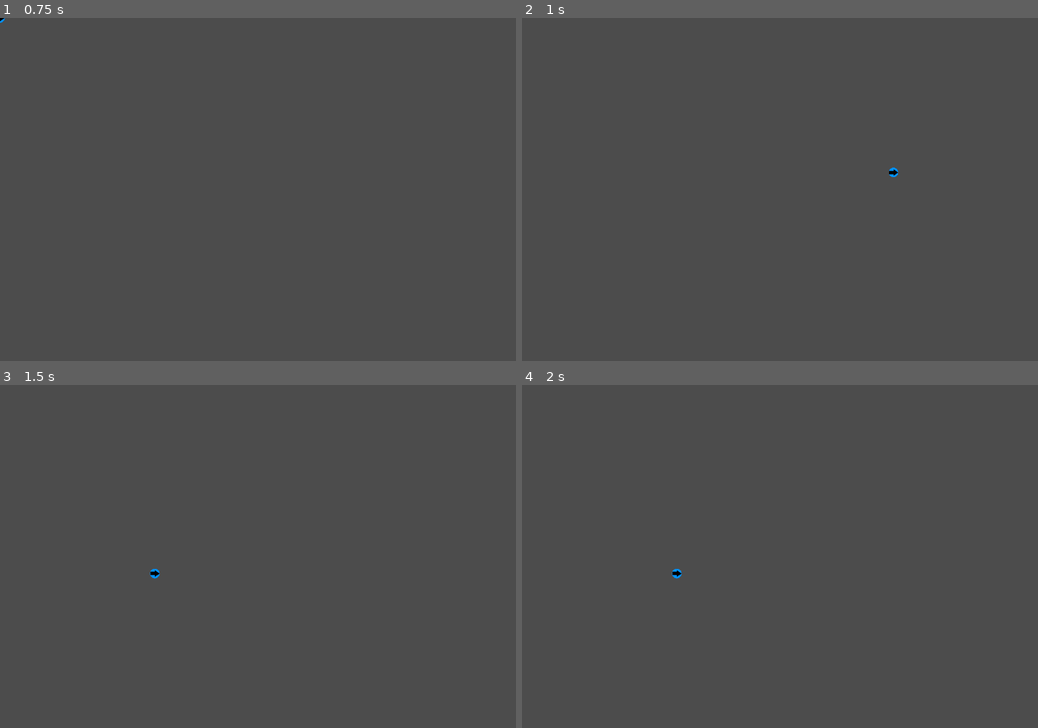
Above: before the commit, frames 1-4 (two rows, left to right).
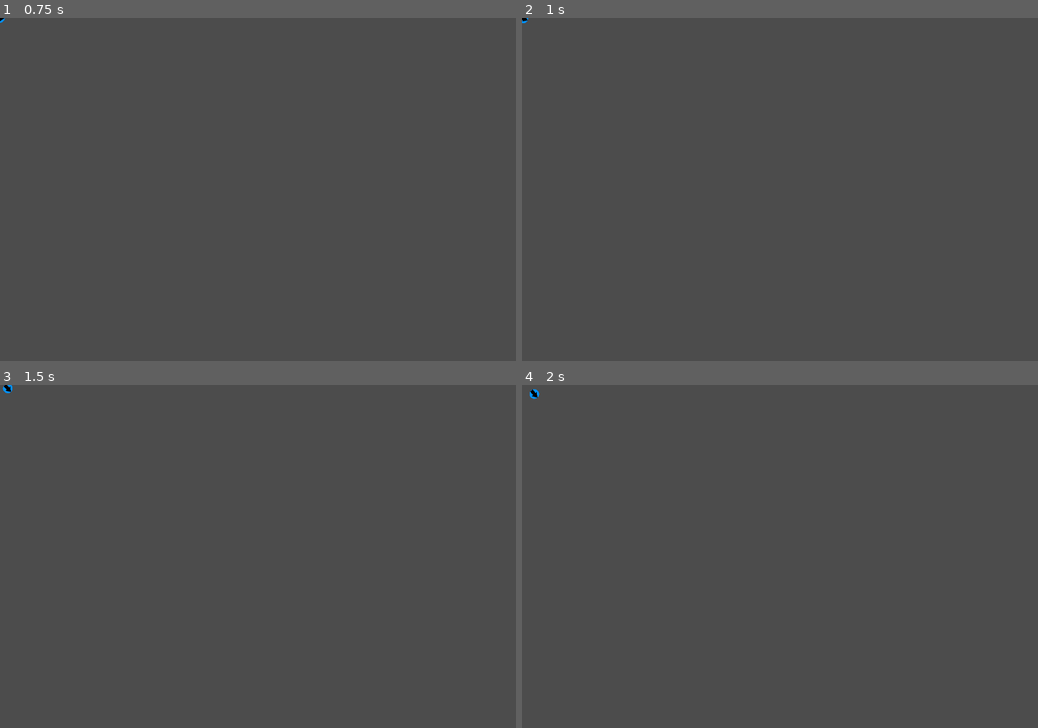
Above: after the commit, the same moments.

Repository: roymainer/Godot-Mini-Wars
Game: Godot game, scene res://Army/Army.tscn
The game is run twice, just before and just after one commit, with the same random seed, the same clock (stepped at 60 frames per second) and the same inputs. The project has no main scene, so this scene is started directly. The engine's default icon, where the game draws it, is replaced by a stand-in: a white triangle on a blue panel in a dark square.
Inputs (mouse positions are in pixels of both pictures, inside the frame that each line leads up to):
- Up to frame 1 (0.75 s): tap Enter at 0.5 s; move the mouse to (371, 172) at 0.52 s; click (371, 172) at 0.6 s
- Up to frame 2 (1 s): right-click (893, 172) at 0.8 s
- Up to frame 3 (1.5 s): move the mouse to (154, 573) at 1.27 s; right-click (154, 573) at 1.35 s
- Up to frame 4 (2 s): click (676, 573) at 1.55 s

Frame 1 is identical in both runs. In frame 2, less than 0.1% of the frame differs, in the area x 0-73%, y 0-47%; in frame 3, less than 0.1%; in frame 4, less than 0.1%, in the area x 1-31%, y 1-57%.

Commit message:
updated single click move

Diff:
--- a/Army/Army.gd
+++ b/Army/Army.gd
@@ -19,11 +19,12 @@
 
 # selected units formation
 var front_line_start_point = Vector2()
-var prev_front_line_start_point = Vector2()
 var front_line_end_point = Vector2()
 var front_line_vector = Vector2()
-var front_line_middle = Vector2()  # middle of the front line
+var front_line_middle_point = Vector2()  # middle of the front line
 var front_line_normal = Vector2()  # the direction where the models are facing
+
+var prev_front_line_start_point = Vector2()
 
 # Formation
 var is_drawing = false  # flag for drawing the units formations and movement paths
@@ -40,7 +41,6 @@
 func _process(delta):
 	_control()
 
-	var dis = (mouse_pos - front_line_start_point).length()
 	if is_drawing:
 		calc_front_line_vectors(mouse_pos)
 
@@ -51,9 +51,12 @@
 func _control():
 
 	mouse_pos = get_global_mouse_position()  # update mouse position
+	mouse_pos.x = int(mouse_pos.x)
+	mouse_pos.y = int(mouse_pos.y)
 
 	if Input.is_action_just_pressed("mouse_click_l"):
 		# TODO: add selected units or clear selected units
+		pre_combat_stage = !pre_combat_stage
 		pass
 
 	if Input.is_action_just_pressed("mouse_click_r"):
@@ -67,6 +70,7 @@
 		if not selected_units.empty():
 			set_army_move_command()
 		is_drawing = false  # disable drawing, formation is set to all selected units
+		print("s-1: {}, s0: {}, m0: {}, v0: {}".format([prev_front_line_start_point, front_line_start_point, front_line_middle_point, front_line_vector], "{}") )
 
 	# update is_drawing for each selected unit
 	for unit in selected_units:
@@ -79,14 +83,26 @@
 	# drawing a line is only possible inside a _draw function
 	if is_drawing:
 		draw_line(front_line_start_point, mouse_pos, Color(255,255,255), 5)  # draw frontline
-		draw_line(front_line_middle, front_line_middle + front_line_normal, Color(255, 255, 0), 5)  # draw normal (direction)
+		draw_line(front_line_middle_point, front_line_middle_point + front_line_normal, Color(255, 255, 0), 5)  # draw normal (direction)
+
+		# debug
+		draw_line(prev_front_line_start_point, front_line_start_point, Color(255, 255, 255), 3)
 	return
 
 
 func calc_front_line_vectors(end_point):
-	""" calculates the front line vectors using the mouse start point (click pos) and current position """
+	""" calculates the front line vectors using the end_point (usually mouse click pos) and current position """
+
+	if (mouse_pos - front_line_start_point).length() < Globals.SPACE_BETWEEN_UNITS:
+		# user clicked and released on a single point without drawing a new formation
+		# move the army to the new point (front_line_vector_middle (prev) -> (new))
+		var move_vector = Vector2(mouse_pos.x - prev_front_line_start_point.x, mouse_pos.y - prev_front_line_start_point.y)  # move middle to new point
+		front_line_start_point = prev_front_line_start_point + move_vector # update the "new" front line start position for move method
+		end_point = front_line_start_point + front_line_vector  # modify the mouse position that sets the future front line so that the formation remains the same
+
+
 	front_line_vector = end_point - front_line_start_point
-	front_line_middle = front_line_start_point + (front_line_vector / 2)  # calc middle point
+	front_line_middle_point = front_line_start_point + (front_line_vector / 2)  # calc middle point
 	front_line_normal = Globals.calc_normal(front_line_vector) * Globals.ARMY_NORMAL_SIZE  # calc normal to frontline vector
 
 #	var num_units_in_front_line = get_number_of_units_in_front_line()  # returns number of units that can fit in the front line
@@ -138,75 +154,6 @@
 	pass
 
 
-func set_front_line_end_point(point):
-	front_line_end_point = point
-
-
-#func set_front_line_end_point(point):
-#
-#	var minimal_front_line = calc_minimal_front_line(selected_units)
-#
-#	if point == null:
-#		# if no end point given, place the end_point horizontally to start_point
-#		# add all selected units model diameters to create a front line vector
-#		var x = front_line_start_point.x
-#		x += minimal_front_line
-#		front_line_end_point = Vector2(x, front_line_start_point.y)
-#		return
-#
-#	if front_line_start_point.distance_to(point) < Globals.SPACE_BETWEEN_UNITS:
-#		"""
-#		user didn't draw a line or created a line which is too short
-#		move the unit to the point where the user clicked without changing
-#		"""
-#		front_line_vector = Vector2(front_line_end_point.x - prev_front_line_start_point.x, front_line_end_point.y - prev_front_line_start_point.y)  # line vector from start point to mouse point
-#		front_line_middle = prev_front_line_start_point + (front_line_vector / 2)  # calc middle point for normal drawing
-##		front_line_normal = Globals.calc_normal(front_line_vector) * model_diameter  # calc normal to frontline vector
-#		var route_vector = point - front_line_middle  # create new route vector
-#		# update both start and end points
-#		set_front_line_start_point(prev_front_line_start_point + route_vector)
-#		front_line_end_point = front_line_end_point + route_vector  # update end point
-#
-#		calc_army_formation()
-#		return
-#	else:
-#		front_line_end_point = point
-#		return
-#	pass
-
-
-#func set_end_point(point=null):
-#
-#	#### #TODO : this needs to move to the army script!!!
-#
-#	if point == null:
-#		# if no end point given, place the end_point horizontally with start_point
-#		var x = start_point.x + (models_in_row) * model_diameter
-#		end_point = Vector2(x, start_point.y)
-#		return
-#
-#	# calc minimal row length
-##	var minimal_distance = model_diameter * (models_in_row - 1)
-#
-#	if front_line_start_point.distance_to(point) < model_diameter:
-#		"""
-#		user didn't draw a line or created a line which is too short
-#		move the unit to the point where the user clicked without changing
-#		"""
-#		front_line_vector = Vector2(end_point.x - tmp_start_point.x, end_point.y - tmp_start_point.y)  # line vector from start point to mouse point
-#		front_line_middle = tmp_start_point + (front_line_vector / 2)  # calc middle point
-##		front_line_normal = Globals.calc_normal(front_line_vector) * model_diameter  # calc normal to frontline vector
-#		var route_vector = point - front_line_middle  # create new route vector
-#		# update both start and end points
-#		set_start_point(tmp_start_point + route_vector)
-#		end_point = end_point + route_vector
-#		calc_formation(start_point, end_point)
-#		return
-#	else:
-#		end_point = point
-#		return
-
-
 func get_number_of_units_in_front_line():
 	"""
 	This method returns the maximal number of selected units that can fit in the front line
